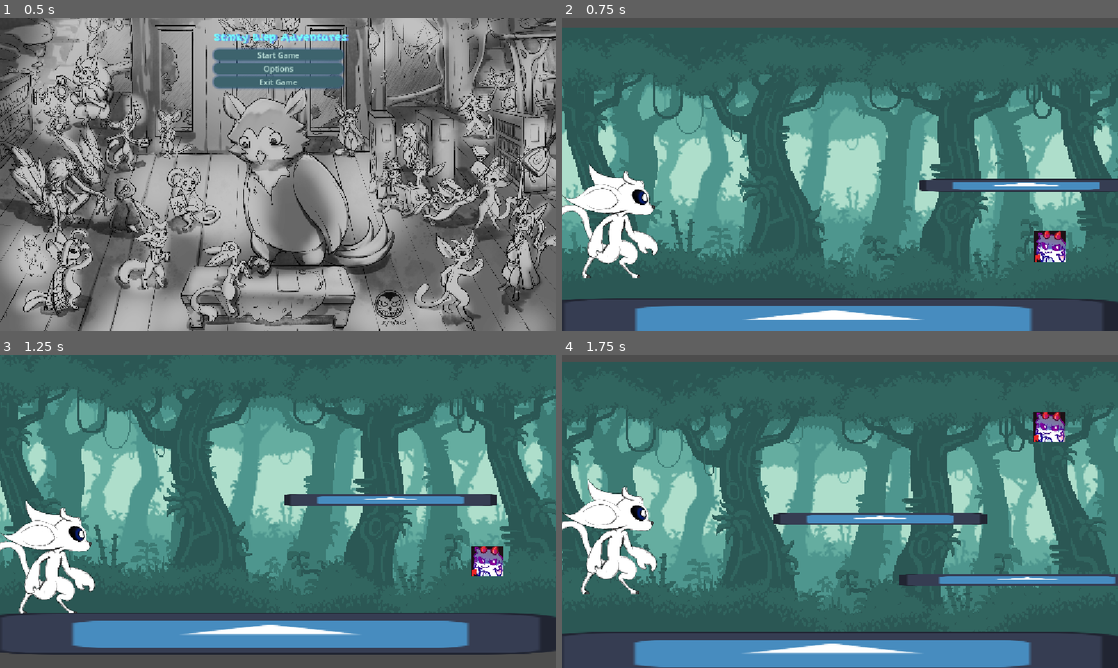
Above: before the commit, frames 1-4 (two rows, left to right).
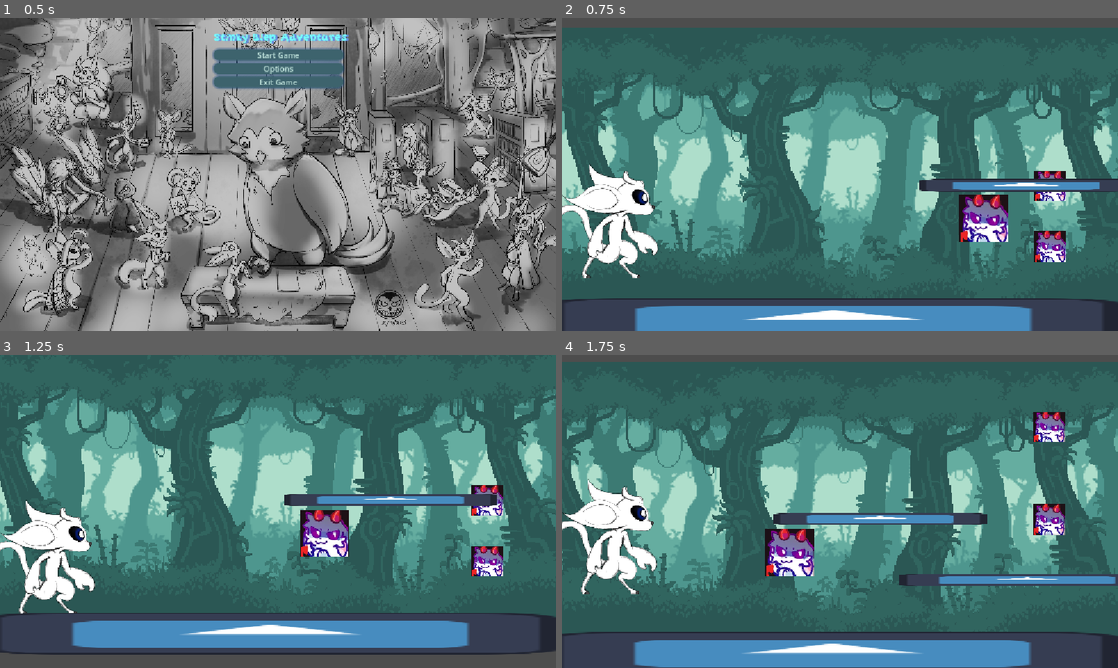
Above: after the commit, the same moments.

Repository: mentallyenifishnt/Test-repo
Game: Godot game, scene res://Scenes/mainmenu.tscn
Same seed, same stepped clock (60 frames per second), same inputs: the game is played once before the commit and once after it. The engine's default icon, where the game draws it, is replaced by a stand-in: a white triangle on a blue panel in a dark square.
Inputs:
- Up to frame 1 (0.5 s): no input
- Up to frame 2 (0.75 s): click "Start Game" at 0.5 s
- Up to frame 3 (1.25 s): no input
- Up to frame 4 (1.75 s): tap Space (Jump) at 1.52 s

Frame 1 is identical in both runs. In frame 2, 1.6% of the frame differs, in the area x 71-91%, y 48-72%; in frame 3, 1.7%; in frame 4, 1.9%, in the area x 36-91%, y 47-71%.
Error after the commit: Invalid access to property or key 'global_position' on a base object of type 'Nil'. (res://Scripts/Spawner.gd:22)

Commit message:
Bullets

Diff:
--- a/Scenes/Level One.tscn
+++ b/Scenes/Level One.tscn
@@ -3,6 +3,7 @@
 [ext_resource type="PackedScene" uid="uid://738bgr4sc7qv" path="res://Scenes/parallax.tscn" id="1_ujtlf"]
 [ext_resource type="PackedScene" uid="uid://cqs0fv8ytarnj" path="res://Scenes/Player.tscn" id="1_wss3j"]
 [ext_resource type="Texture2D" uid="uid://d04aeigorso2u" path="res://Images/Sprites/icon.svg" id="2_smgeq"]
+[ext_resource type="PackedScene" uid="uid://m78e7gpraocs" path="res://Scenes/bullet.tscn" id="5_q28ef"]
 [ext_resource type="PackedScene" uid="uid://dx7hjwyihmspf" path="res://Scenes/PlatformSpawner.tscn" id="5_wpeww"]
 
 [sub_resource type="RectangleShape2D" id="RectangleShape2D_n3rge"]
@@ -50,3 +51,10 @@
 MoveTime = 1.0
 MinPlatformLength = 3.0
 MaxPlatformLength = 5.0
+
+[node name="bullet" parent="." unique_id=1818671474 instance=ExtResource("5_q28ef")]
+position = Vector2(937.99994, 394)
+
+[node name="PlatformSpawner2" parent="." unique_id=1356526119 instance=ExtResource("5_wpeww")]
+position = Vector2(1008.99994, 325.99997)
+SpawnScene = ExtResource("5_q28ef")
--- /dev/null
+++ b/Scenes/bullet.tscn
@@ -0,0 +1,14 @@
+[gd_scene format=3 uid="uid://m78e7gpraocs"]
+
+[ext_resource type="Script" uid="uid://drwqr6mjo3aok" path="res://bullet.gd" id="1_oduel"]
+[ext_resource type="Texture2D" uid="uid://kfw4l5k24qmb" path="res://Images/Sprites/Screenshot 2026-11-21 214158.png" id="2_ycag2"]
+
+[node name="bullet" type="Area2D" unique_id=1818671474]
+scale = Vector2(0.155, 0.155)
+script = ExtResource("1_oduel")
+
+[node name="Sprite2D" type="Sprite2D" parent="." unique_id=585505549]
+texture = ExtResource("2_ycag2")
+
+[node name="CollisionPolygon2D" type="CollisionPolygon2D" parent="." unique_id=1758134203]
+polygon = PackedVector2Array(-328.5, -317, -328.5, 317, 328.5, 317, 328.5, -317)
--- /dev/null
+++ b/bullet.gd
@@ -0,0 +1,19 @@
+extends Area2D
+
+var speed = 400
+var direction = Vector2.LEFT
+var damage = 10
+
+func _on_body_entered(body):
+	if body.has_method("take_damage"):
+		body.take_damage(damage)
+	print(body.name)
+	queue_free()
+
+
+
+func _physics_process(delta):
+	position += direction * speed * delta
+
+func _ready():
+	body_entered.connect(_on_body_entered)
Not shown, added: bullet.gd.uid
